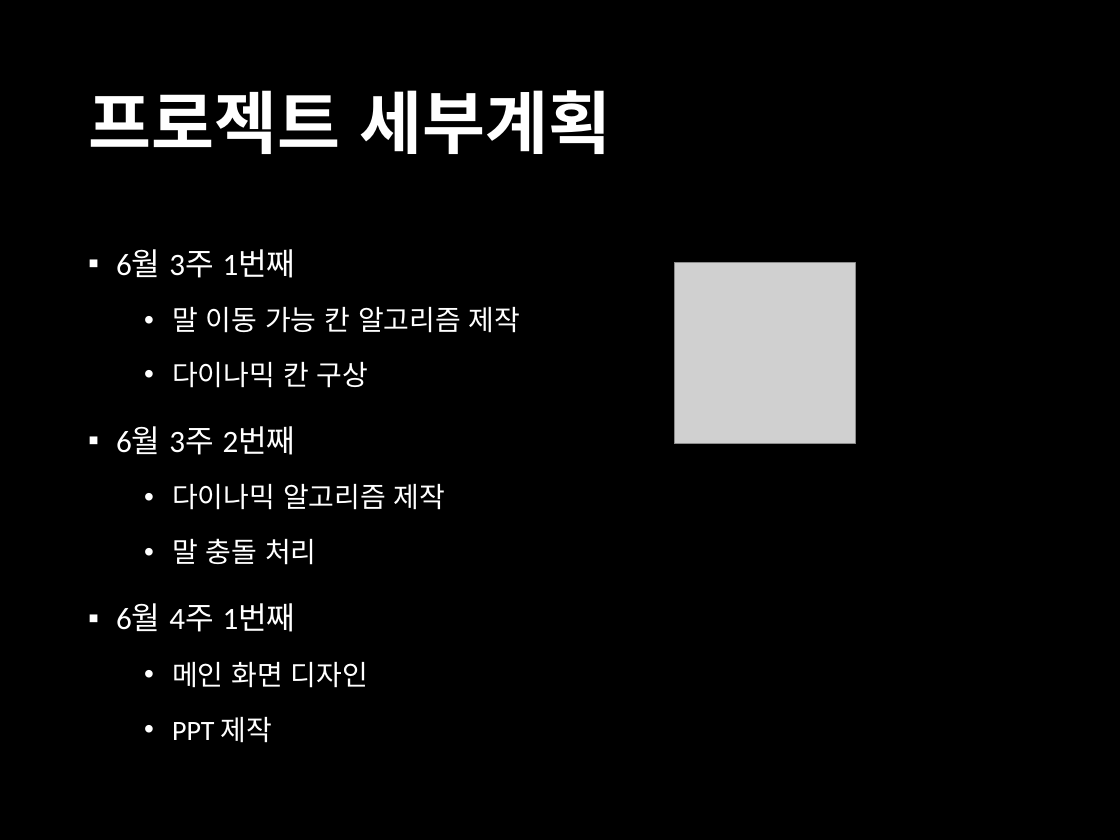
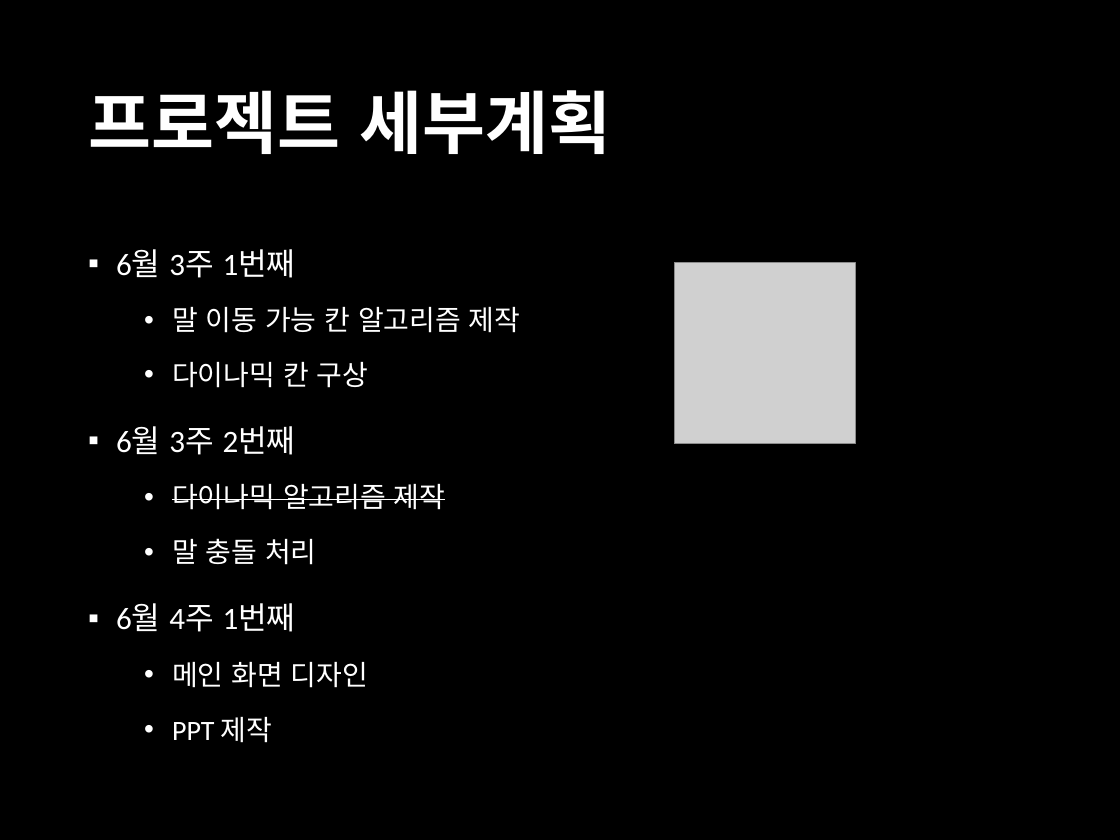
Before and after one commit to DaLae37/2017GamePrograming_Project, a slide deck: slide 5 of 어메이징 첵스.pptx. Drawn at 1120x840 pixels with LibreOffice and Linux fonts; fonts in the diff are those of the drawing; grey boxes stand for pictures. Boxes give left, top, right and bottom in pixels: in the first picture for what was removed or moved away, otherwise in the second. Text is boxed around its words. In the diff, an @@ line names an element or a change of style, - is before the commit and + after.

Commit message:
Added final PPT

```diff
--- a/어메이징 첵스.pptx
+++ b/어메이징 첵스.pptx
@@ text at (172, 484, 446, 510): strikethrough on in "다이나믹 알고리즘 제작" @@
```
Also in this commit, not shown: 1 other slide changed, 7 slides added, 1 slide removed, 1 other file.
